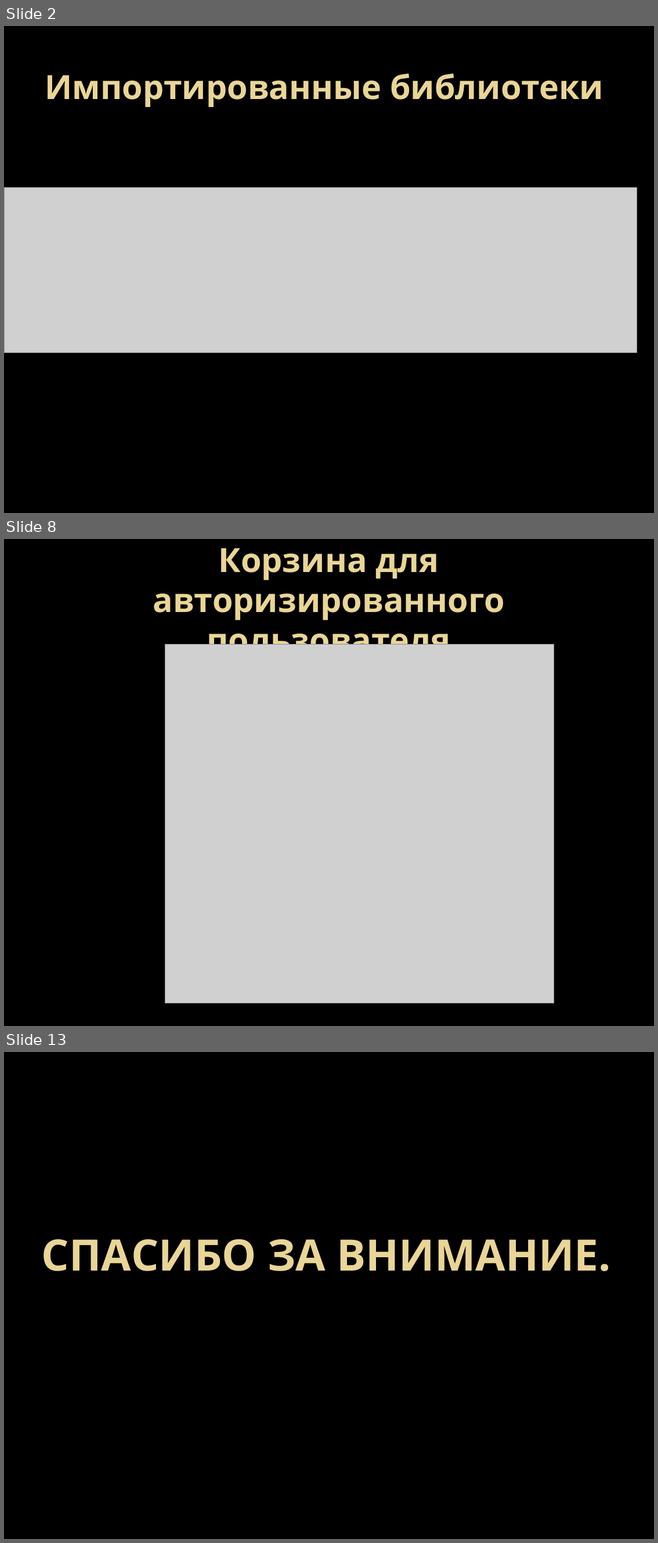
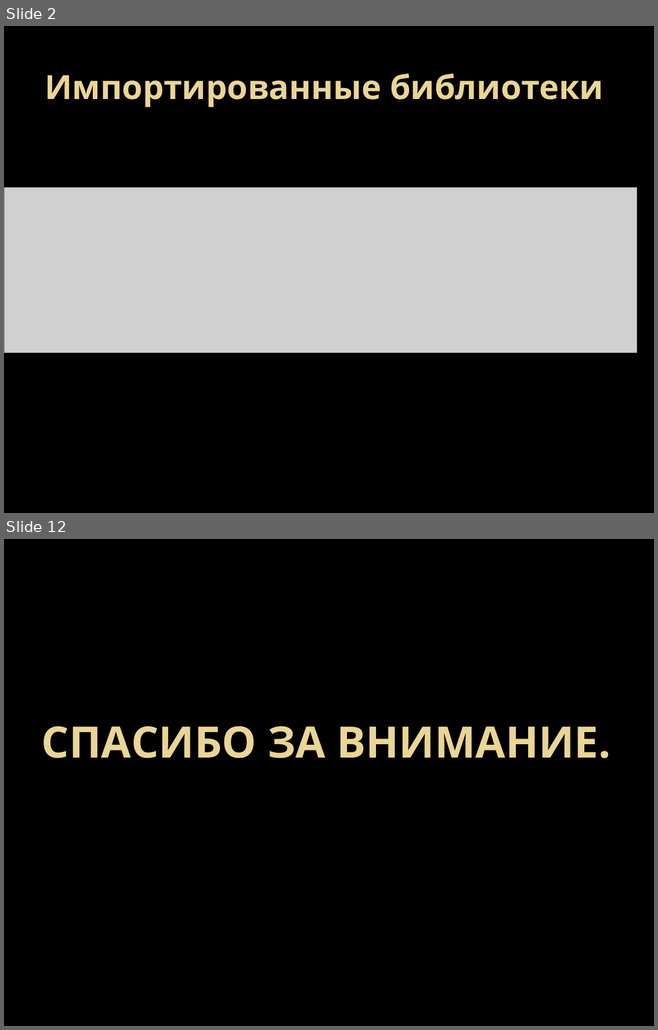
Before and after one commit to Kirill-Kuznetsov-git/online-shop, a slide deck: presentation.pptx. Shown one above the other, each under a label of ours: slides 2, 8 and 13 before the commit, slides 2 and 12 after it; the slides between them are not shown. The pictures are 658x1543 and 658x1030 pixels, drawn with LibreOffice and Linux fonts; fonts in the diff are those of the drawing; grey boxes stand for pictures; background and template pictures are left out. Boxes give left, top, right and bottom in pixels: in the first picture for what was removed or moved away, otherwise in the second. Text is boxed around its words. In the diff, an @@ line names an element or a change of style, - is before the commit and + after.

```diff
--- a/presentation.pptx
+++ b/presentation.pptx
@@ slide 8 removed at [4,539,654,1026], background picture (left out) @@
@@ title removed at [152,548,504,661] @@
-Корзина для авторизированного пользователя
@@ picture removed at [165,644,554,1003] @@
@@ what was slide 13 is now slide 12 @@
```
Also in this commit, not shown: 2 slides changed, 7 slides added, 7 other slides removed.
